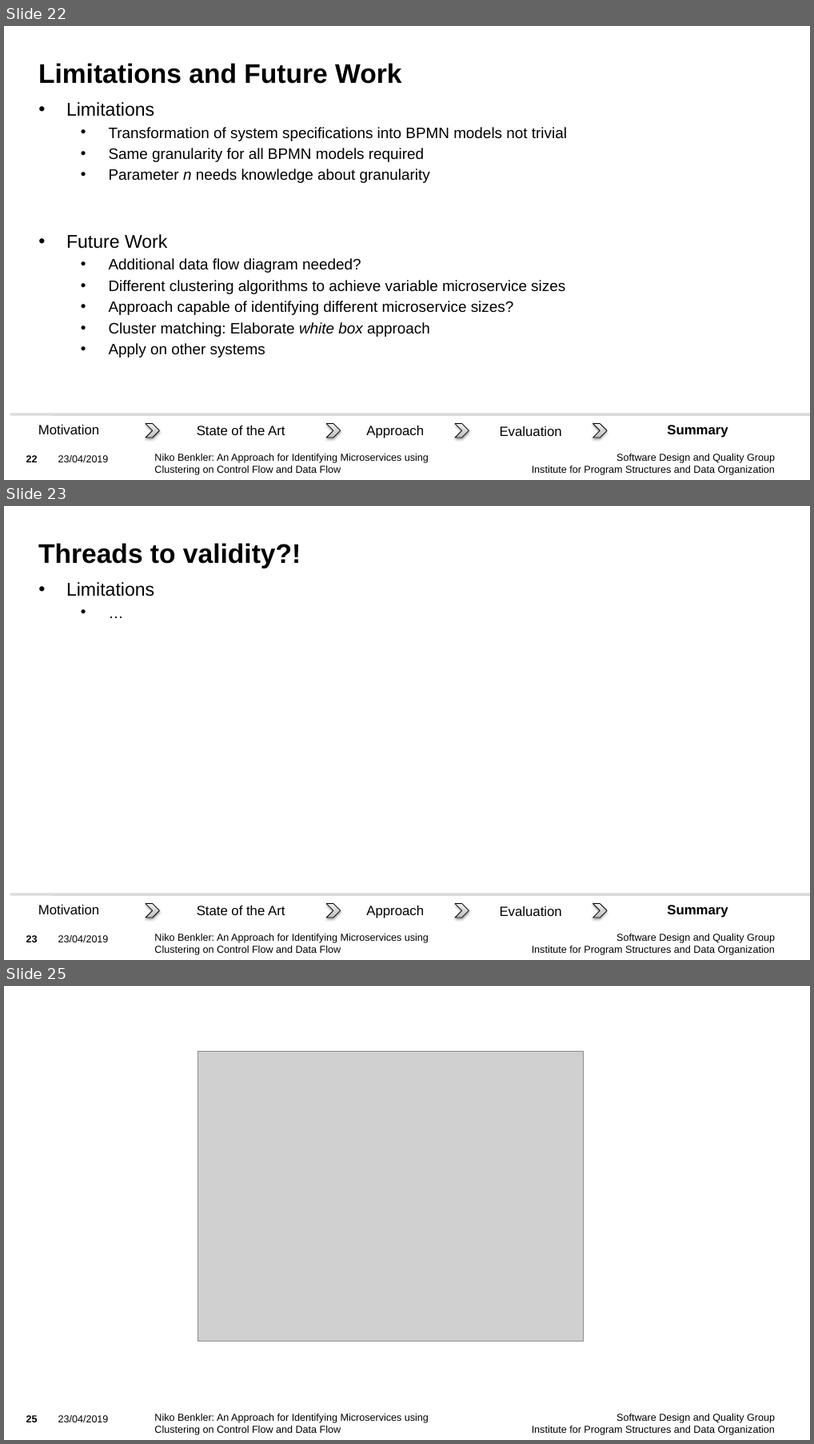
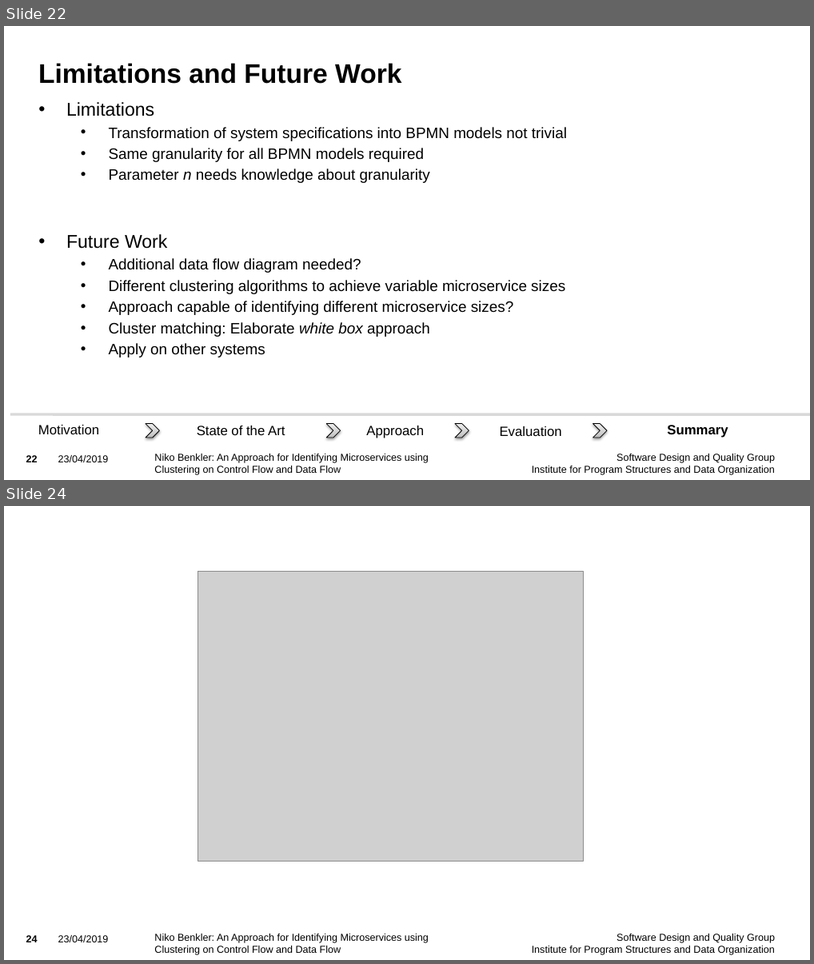
Before and after one commit to Benkler/BA, a slide deck: Vortrag/BA_Niko_Benkler_Presentation.pptx. Shown one above the other, each under a label of ours: slides 22, 23 and 25 before the commit, slides 22 and 24 after it; the slides between them are not shown. The pictures are 814x1444 and 814x964 pixels, drawn with LibreOffice and Linux fonts; fonts in the diff are those of the drawing; grey boxes stand for pictures; background and template pictures are left out. Boxes give left, top, right and bottom in pixels: in the first picture for what was removed or moved away, otherwise in the second. Text is boxed around its words. In the diff, an @@ line names an element or a change of style, - is before the commit and + after.

```diff
--- a/Vortrag/BA_Niko_Benkler_Presentation.pptx
+++ b/Vortrag/BA_Niko_Benkler_Presentation.pptx
@@ slide 23 removed at [4,506,810,960], background picture (left out); not listed: 4 template elements that a slide beside it also shows @@
@@ title removed at [38,543,301,568] @@
-Threads to validity?!
@@ text removed at [66,582,154,596] @@
-• Limitations
-  • …
@@ group removed at [10,894,810,918]: 5 texts, 4 chevrons, 1 line @@
-Evaluation
-State of the Art
-Summary
-Motivation
-Approach
@@ what was slide 25 is now slide 24 @@
@@ page number at [26,935,38,942]: text changed @@
-25
+24
```
Also in this commit, not shown: 4 slides changed, 5 other files.
